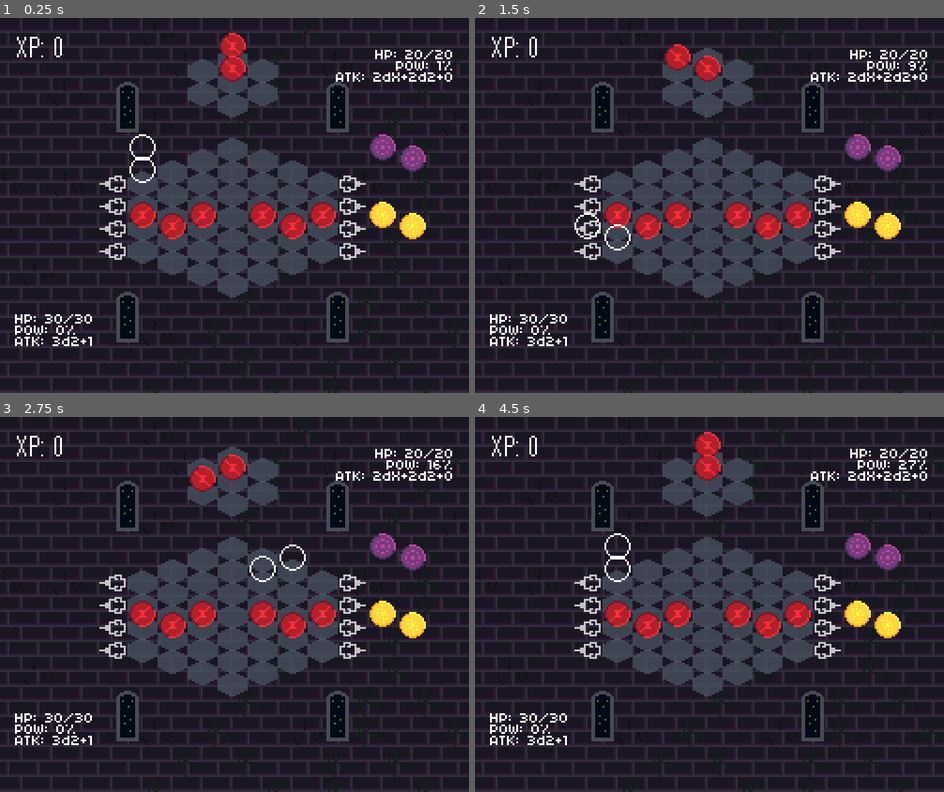
Above: before the commit, frames 1-4 (two rows, left to right).
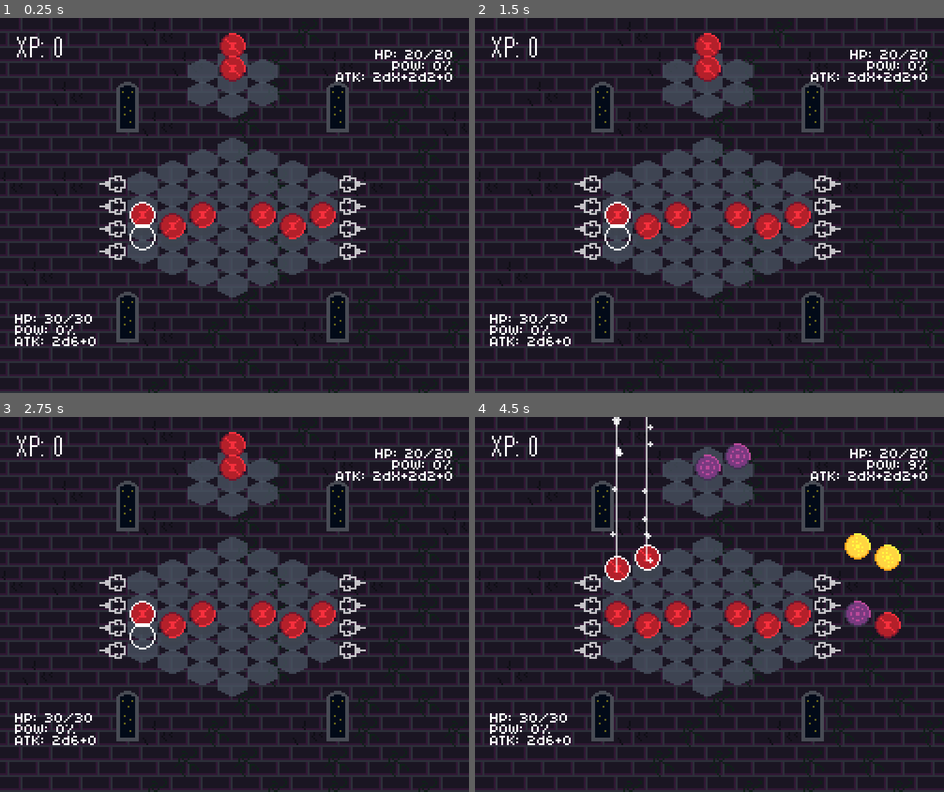
Above: after the commit, the same moments.

Repository: pibolib/tsunagari-tower
Game: Godot game, scene res://scene/maingame/Game.tscn
Same seed, same stepped clock (60 frames per second), same inputs: the game is played once before the commit and once after it.
Inputs (mouse positions are in pixels of both pictures, inside the frame that each line leads up to):
- Up to frame 1 (0.25 s): no input
- Up to frame 2 (1.5 s): move the mouse to (812, 186) at 0.52 s; press the mouse at (812, 186) at 0.53 s; move the mouse to (615, 224) at 1.27 s; release the mouse at (615, 224) at 1.28 s; tap Mouse wheel down (action_rotate_ccw) at 1.35 s
- Up to frame 3 (2.75 s): move the mouse to (281, 522) at 2.02 s; hold Z (action_rotate_ccw_1shot) from 2.03 s (still down)
- Up to frame 4 (4.5 s): move the mouse to (686, 679) at 2.77 s; release Z (action_rotate_ccw_1shot) at 2.78 s; tap Mouse wheel up (action_rotate_cw) at 2.85 s; move the mouse to (850, 660) at 3.52 s; hold X (action_rotate_cw_1shot) 3.53-4.28 s; move the mouse to (568, 548) at 4.27 s; click (568, 548) at 4.35 s

The runs differ from the first frame. In frame 1, 1.6% of the frame differs, in the area x 11-94%, y 11-88%; in frame 2, 2.0%; in frame 3, 2.2%; in frame 4, 3.2%, in the area x 11-94%, y 0-88%.

Commit message:
bg, sprite work, late adjustments

Diff:
--- a/Global.gd
+++ b/Global.gd
@@ -2,6 +2,10 @@
 
 
 var playercurrentstats = [3,2,1]
+var score = 0
+var tonextlevel = 1000
+var level = 1
+var stage = 0
 
 
 # Called when the node enters the scene tree for the first time.
@@ -10,5 +14,5 @@
 
 
 # Called every frame. 'delta' is the elapsed time since the previous frame.
-#func _process(delta):
-#	pass
+func _process(delta):
+	pass
--- a/scene/fx/DiceRoll.tscn
+++ b/scene/fx/DiceRoll.tscn
@@ -90,7 +90,7 @@
 margin_bottom = 16.0
 custom_colors/font_color = Color( 0, 0, 0, 1 )
 custom_fonts/font = SubResource( 1 )
-text = "99"
+text = "0"
 align = 1
 valign = 1
 __meta__ = {
--- /dev/null
+++ b/scene/fx/Global.tscn
@@ -0,0 +1,6 @@
+[gd_scene load_steps=2 format=2]
+
+[ext_resource path="res://Global.gd" type="Script" id=1]
+
+[node name="Global" type="Node"]
+script = ExtResource( 1 )
--- a/scene/fx/PlaceAnim.tscn
+++ b/scene/fx/PlaceAnim.tscn
@@ -100,13 +100,13 @@
 
 [node name="ColorRect" type="ColorRect" parent="."]
 modulate = Color( 1, 1, 1, 0.658824 )
-margin_left = -8.0
-margin_top = -112.0
-margin_right = 8.0
+margin_left = -4.0
+margin_top = -148.0
+margin_right = 4.0
 grow_horizontal = 2
 grow_vertical = 2
 rect_scale = Vector2( 0.249, 1 )
-rect_pivot_offset = Vector2( 8, 0 )
+rect_pivot_offset = Vector2( 4, 0 )
 __meta__ = {
 "_edit_use_anchors_": false
 }
--- a/scene/maingame/Game.gd
+++ b/scene/maingame/Game.gd
@@ -14,7 +14,7 @@
 var attackpower = 0
 var hp = 30
 var mhp = 30
-var playerattack = [3,2,1]
+var playerattack = [2,6,0]
 var ehp = 20
 var emhp = 20
 var enemyattack = [2,2,2,0]
@@ -25,69 +25,81 @@
 var enemydamage = 0
 
 var score = 0
+var gameactive = false
+var gameover = false
+var time = 0
 
 func _ready():
 	update_shadows()
 
 func _process(delta):
-	nextpos = bound_to_playfield(field.world_to_map(field.get_local_mouse_position()))
+	time += delta
+	if time >= 3 and hp > 0 and ehp > 0:
+		gameactive = true
+	else:
+		gameactive = false
+		if hp <= 0:
+			gameover = true
+	update_ui()
 	update_next()
-	if control_timer > 0:
-		control_timer -= delta
-	if attackglobaldelay > 0:
-		attackglobaldelay -= delta
-	else:
-		if ehp > 0:
-			enemyattacktimer += enemyspeed*delta
-	if nextpieces.size() <= 1:
-		var next = [randi()%4,randi()%4]
-		nextpieces.append(next)
-	update_ui()
-	if attackpower >= 100 and attackglobaldelay <= 0:
-		attackpower -= 100
-		var attackdice = roll_individual_dice(playerattack[0],playerattack[1])
-		for dice in attackdice.size():
-			var roll = diceroll.instance()
-			#176, 8
-			roll.position = Vector2(8+16*dice,176)
-			roll.init(attackdice[dice],playerattack[1],0.2*dice)
-			add_child(roll)
-			playerdamage += attackdice[dice]
-		playerdamage += playerattack[2]
-		attackglobaldelay += 1 + 0.2*attackdice.size()
-	if enemyattacktimer >= 100 and attackglobaldelay <= 0:
-		enemyattacktimer -= 100
-		var attackdice = roll_individual_dice(enemyattack[1],enemyattack[2])
-		for dice in attackdice.size():
-			var roll = diceroll.instance()
-			#176, 8
-			roll.position = Vector2(220-16*dice,36)
-			roll.init(attackdice[dice],enemyattack[1],0.2*dice)
-			add_child(roll)
-			enemydamage += attackdice[dice]
-		enemydamage += enemyattack[3]
-		attackglobaldelay += 1 + 0.2*attackdice.size()
-		for dice in enemyattack[0]:
-			var pos = bound_to_playfield(Vector2(randi()%5+1,randi()%7-2))
-			var attempts = 3
-			while field.get_cell(pos.x,pos.y) == 4 and attempts > 0:
-				attempts -= 1
-				pos = bound_to_playfield(Vector2(randi()%5+1,randi()%7-2))
-			var placeanim1 = placeanim.instance()
-			placeanim1.position = field.map_to_world(pos)+Vector2(8,10)
-			field.add_child(placeanim1)
-			field.set_cell(pos.x,pos.y,4)
-	if attackglobaldelay <= 0:
-		if playerdamage >= 0:
-			ehp -= playerdamage
-			playerdamage = 0
-		if enemydamage >= 0:
-			hp -= enemydamage
-			enemydamage = 0
+	if gameactive:
+		nextpos = bound_to_playfield(field.world_to_map(field.get_local_mouse_position()))
+		if control_timer > 0:
+			control_timer -= delta
+		if attackglobaldelay > 0:
+			attackglobaldelay -= delta
+		else:
+			if ehp > 0:
+				enemyattacktimer += enemyspeed*delta
+		if nextpieces.size() <= 1:
+			var next = [randi()%4,randi()%4]
+			nextpieces.append(next)
+		if attackpower >= 100 and attackglobaldelay <= 0:
+			attackpower -= 100
+			var attackdice = roll_individual_dice(playerattack[0],playerattack[1])
+			for dice in attackdice.size():
+				var roll = diceroll.instance()
+				#176, 8
+				roll.position = Vector2(8+16*dice,176)
+				roll.init(attackdice[dice],playerattack[1],0.2*dice)
+				add_child(roll)
+				playerdamage += attackdice[dice]
+			playerdamage += playerattack[2]
+			attackglobaldelay += 1 + 0.2*attackdice.size()
+		if enemyattacktimer >= 100 and attackglobaldelay <= 0:
+			enemyattacktimer -= 100
+			var attackdice = roll_individual_dice(enemyattack[1],enemyattack[2])
+			for dice in attackdice.size():
+				var roll = diceroll.instance()
+				#176, 8
+				roll.position = Vector2(220-16*dice,36)
+				roll.init(attackdice[dice],enemyattack[1],0.2*dice)
+				add_child(roll)
+				enemydamage += attackdice[dice]
+			enemydamage += enemyattack[3]
+			attackglobaldelay += 1 + 0.2*attackdice.size()
+			for dice in enemyattack[0]:
+				var pos = bound_to_playfield(Vector2(randi()%5+1,randi()%7-2))
+				var attempts = 3
+				while field.get_cell(pos.x,pos.y) == 4 and attempts > 0:
+					attempts -= 1
+					pos = bound_to_playfield(Vector2(randi()%5+1,randi()%7-2))
+				var placeanim1 = placeanim.instance()
+				placeanim1.position = field.map_to_world(pos)+Vector2(8,10)
+				field.add_child(placeanim1)
+				field.set_cell(pos.x,pos.y,4)
+		if attackglobaldelay <= 0:
+			if playerdamage >= 0:
+				ehp -= playerdamage
+				playerdamage = 0
+			if enemydamage >= 0:
+				hp -= enemydamage
+				enemydamage = 0
 
 
 
 func _input(event):
+	if gameactive:
 		if event.is_action_pressed("action_rotate_cw_1shot") or event.is_action_pressed("action_rotate_cw"):
 			nextrotate += 1
 			nextrotate = nextrotate % 6
Binary file added: asset/gfx/goblin.ase
Binary file added: asset/gfx/goblin.png
Not shown, added: asset/gfx/goblin.png.import
Binary file changed: asset/gfx/ingame.ase
Binary file added: asset/gfx/player.ase
Binary file added: asset/gfx/player.png
Not shown, added: asset/gfx/player.png.import
Binary file added: asset/gfx/slime.ase
Binary file added: asset/gfx/slime.png
Not shown, added: asset/gfx/slime.png.import
Binary file added: asset/gfx/slime_2.ase
Binary file added: asset/gfx/slime_2.png
(and 4 more such lines)
